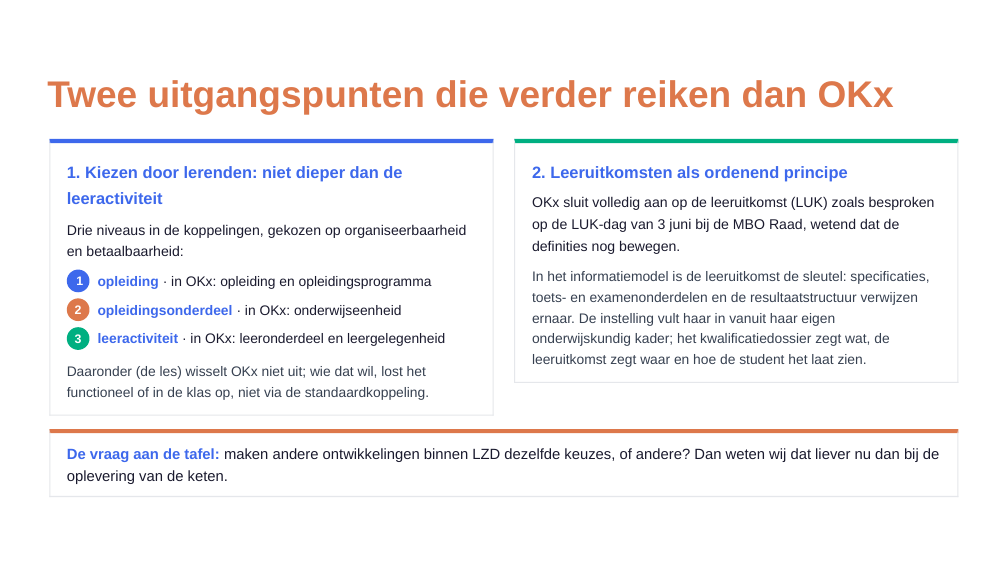
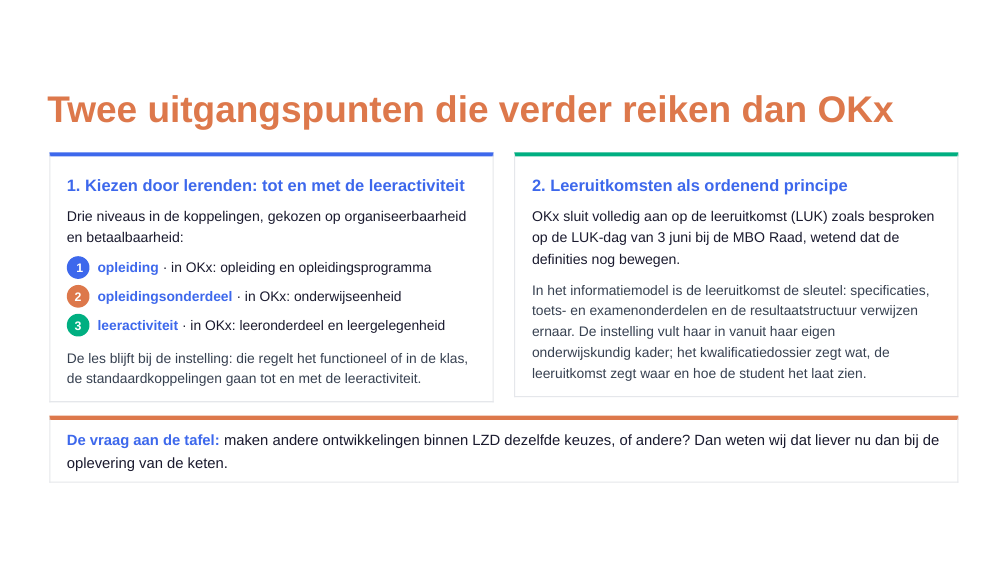
Before and after one commit to Npuls-OKx/meta, a slide deck: slide 5 of presentaties/export/260921_alignment_npuls_pijlers/260921_alignment_npuls_pijlers.pptx. Drawn at 1008x568 pixels with LibreOffice and Linux fonts; fonts in the diff are those of the drawing; background and template pictures are left out. Boxes give left, top, right and bottom in pixels: in the first picture for what was removed or moved away, otherwise in the second. Text is boxed around its words. In the diff, an @@ line names an element or a change of style, - is before the commit and + after.

```diff
--- a/presentaties/export/260921_alignment_npuls_pijlers/260921_alignment_npuls_pijlers.pptx
+++ b/presentaties/export/260921_alignment_npuls_pijlers/260921_alignment_npuls_pijlers.pptx
@@ freeform shape resized from (x1=49, y1=139, x2=494, y2=416) to (x1=49, y1=152, x2=494, y2=402) @@
@@ freeform shape resized from (x1=49, y1=139, x2=50, y2=416) to (x1=49, y1=152, x2=50, y2=402) @@
@@ text at (x1=67, y1=179, x2=465, y2=191): text changed @@
-1. Kiezen door lerenden: niet dieper dan de
+1. Kiezen door lerenden: tot en met de leeractiviteit
@@ freeform shape resized from (x1=493, y1=139, x2=494, y2=416) to (x1=493, y1=152, x2=494, y2=402) @@
@@ freeform shape moved from (x1=958, y1=139, x2=959, y2=383) to (x1=514, y1=152, x2=515, y2=397) @@
@@ freeform shape moved from (x1=514, y1=139, x2=515, y2=383) to (x1=958, y1=152, x2=959, y2=397) @@
@@ text removed at (x1=67, y1=192, x2=163, y2=204) @@
-leeractiviteit
@@ 10 texts, 4 freeform shapes moved together from (x1=49, y1=224, x2=939, y2=484) to (x1=49, y1=210, x2=939, y2=471) @@
@@ text at (x1=67, y1=353, x2=468, y2=366): text changed @@
-functioneel of in de klas op, niet via de standaardkoppeling.
+De les blijft bij de instelling: die regelt het functioneel of in de klas,
@@ text removed at (x1=67, y1=366, x2=426, y2=379) @@
-Daaronder (de les) wisselt OKx niet uit; wie dat wil, lost het
@@ text added at (x1=67, y1=373, x2=422, y2=386), 10.1 pt, text #374151 @@
+de standaardkoppelingen gaan tot en met de leeractiviteit.
@@ freeform shape resized from (x1=49, y1=428, x2=959, y2=497) to (x1=49, y1=416, x2=959, y2=420) @@
@@ freeform shape at (x1=49, y1=416, x2=959, y2=420): fill #FFFFFF to #DD784B @@
@@ freeform shape moved from (x1=958, y1=428, x2=959, y2=497) to (x1=49, y1=416, x2=50, y2=483) @@
@@ freeform shape added at (x1=49, y1=416, x2=959, y2=483), fill #FFFFFF @@
@@ 10 texts, 4 freeform shapes moved together from (x1=47, y1=80, x2=959, y2=383) to (x1=47, y1=95, x2=959, y2=397) @@
@@ freeform shape resized from (x1=49, y1=496, x2=959, y2=497) to (x1=958, y1=416, x2=959, y2=483) @@
@@ freeform shape removed at (x1=49, y1=428, x2=50, y2=497) @@
@@ freeform shape moved from (x1=49, y1=428, x2=959, y2=432) to (x1=49, y1=481, x2=959, y2=482) @@
@@ freeform shape at (x1=49, y1=481, x2=959, y2=482): fill #DD784B to #E5E7EB @@
```
Also in this commit, not shown: 6 other slides changed, 4 other files.
